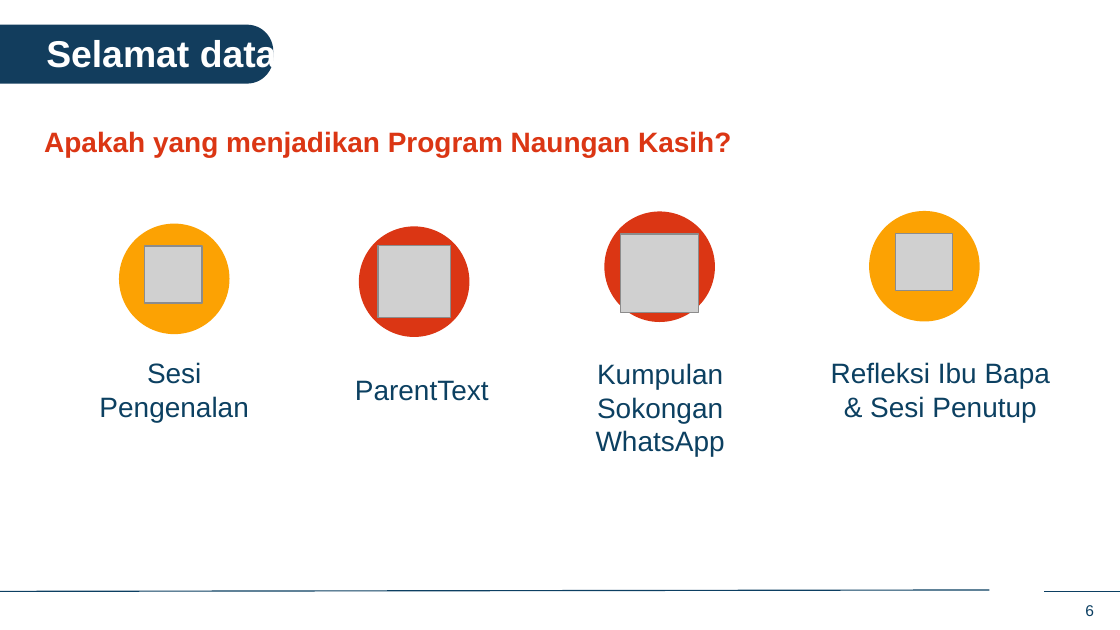
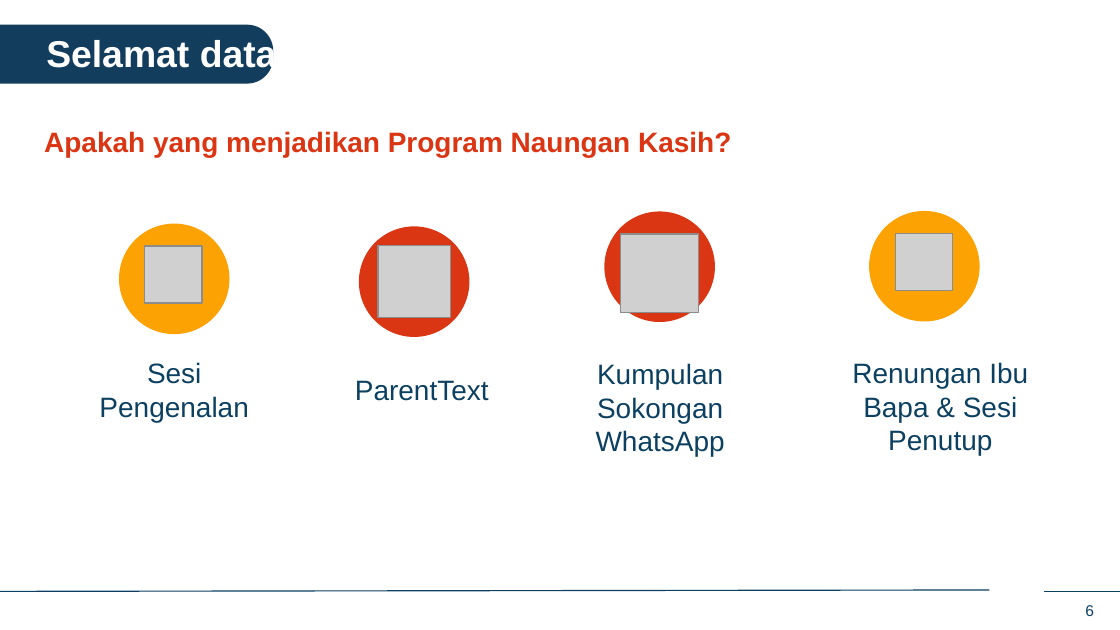
Before and after one commit to IDEMSInternational/plh-digital-content, a slide deck: slide 6 of translations/facilitator_app_malaysia/ms/ms_in_person_sessions.pptx. Drawn at 1120x630 pixels with LibreOffice and Linux fonts; fonts in the diff are those of the drawing; grey boxes stand for pictures; background and template pictures are left out. Boxes give left, top, right and bottom in pixels: in the first picture for what was removed or moved away, otherwise in the second. Text is boxed around its words. In the diff, an @@ line names an element or a change of style, - is before the commit and + after.

```diff
--- a/translations/facilitator_app_malaysia/ms/ms_in_person_sessions.pptx
+++ b/translations/facilitator_app_malaysia/ms/ms_in_person_sessions.pptx
@@ text at (852, 362, 1028, 455): text changed @@
-Refleksi Ibu Bapa & Sesi Penutup
+Renungan Ibu Bapa & Sesi Penutup
```
Also in this commit, not shown: 10 other slides changed.
